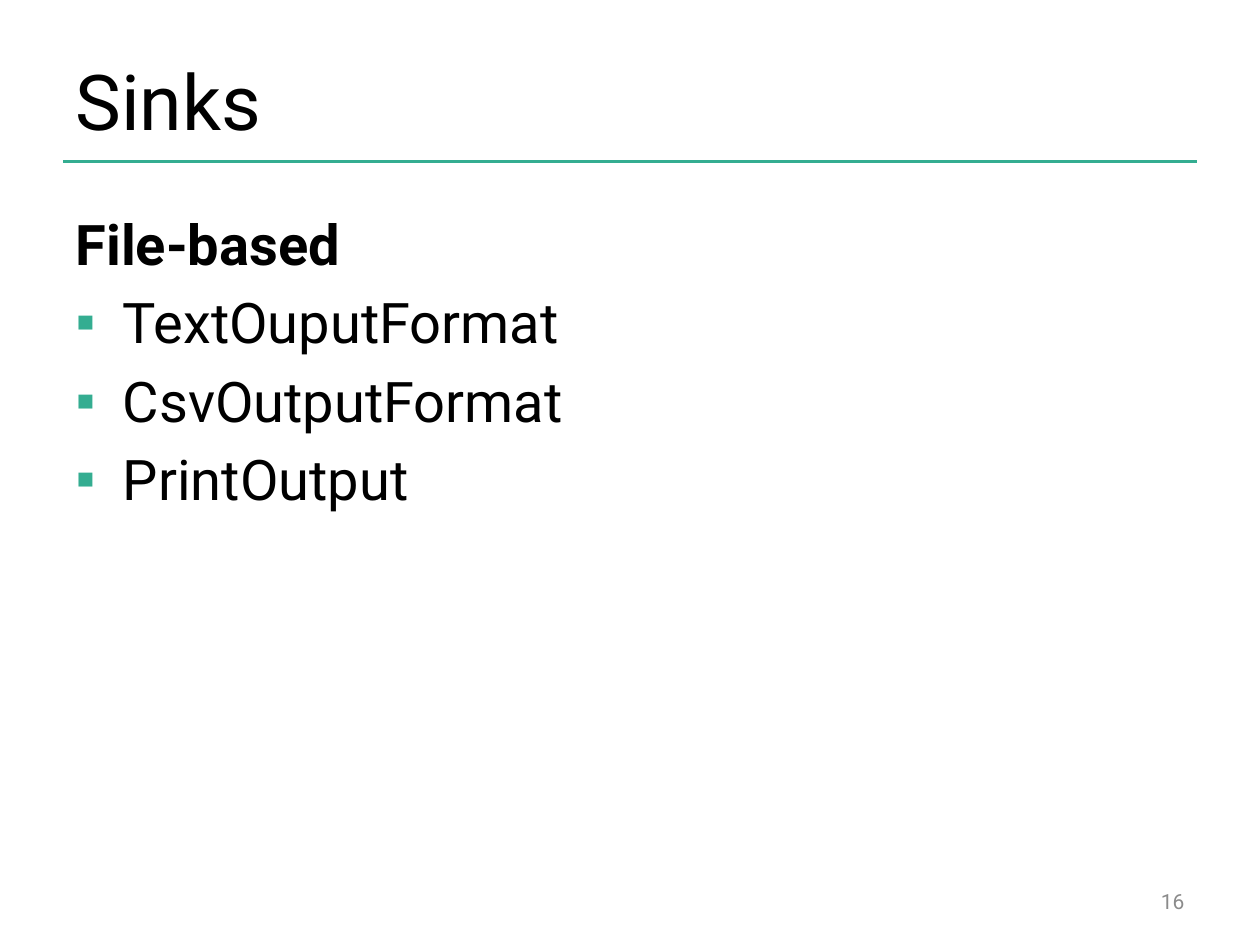
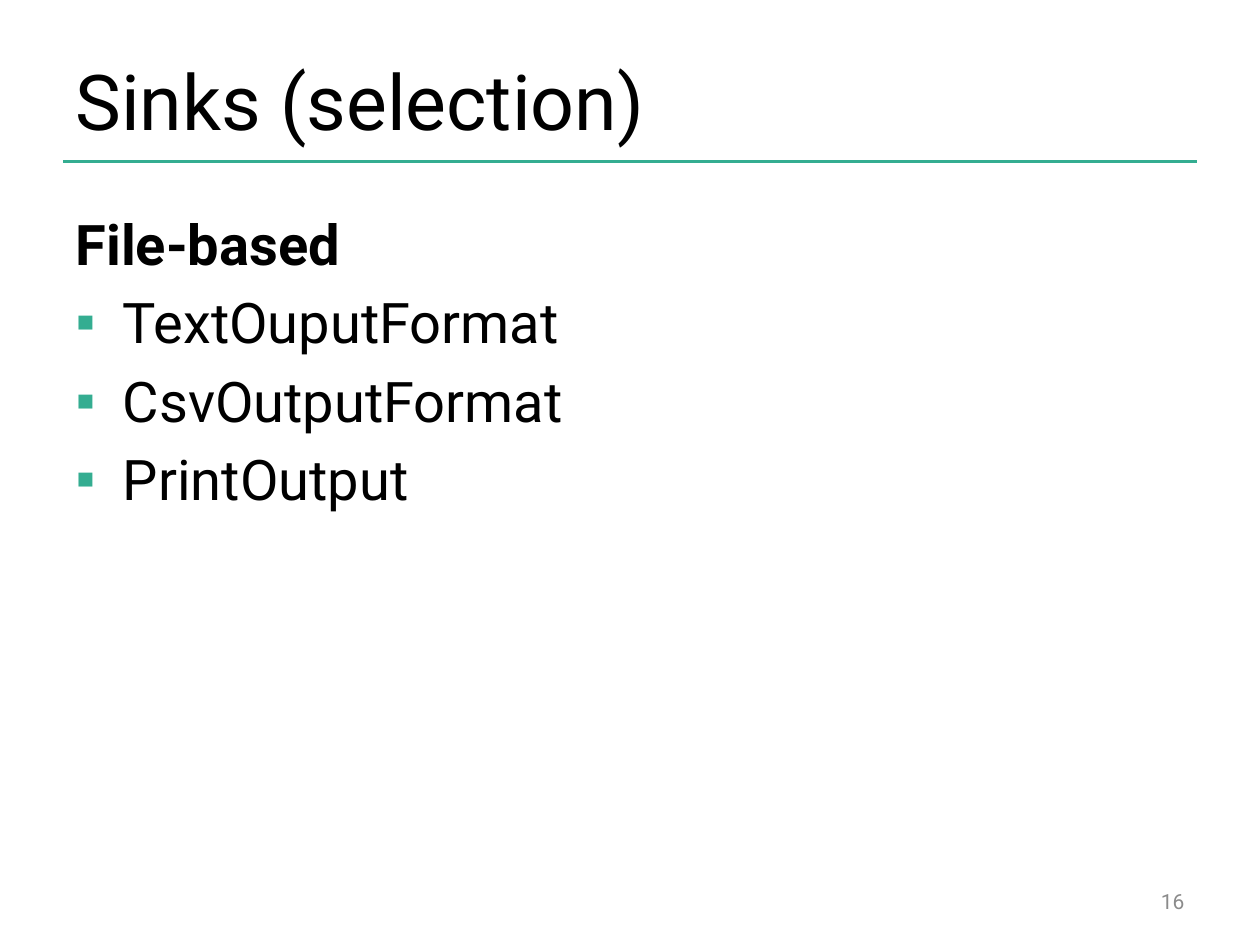
Before and after one commit to dataArtisans/flink-training-web, a slide deck: slide 16 of slides/flink_overview.pptx. Drawn at 1260x945 pixels with LibreOffice and Linux fonts; fonts in the diff are those of the drawing; background and template pictures are left out. Boxes give left, top, right and bottom in pixels: in the first picture for what was removed or moved away, otherwise in the second. Text is boxed around its words. In the diff, an @@ line names an element or a change of style, - is before the commit and + after.

```diff
--- a/slides/flink_overview.pptx
+++ b/slides/flink_overview.pptx
@@ title at (76,68,644,148): text changed @@
-Sinks
+Sinks (selection)
```
Also in this commit, not shown: 3 other slides changed, 1 slide added, 2 slides removed, 1 other file.
